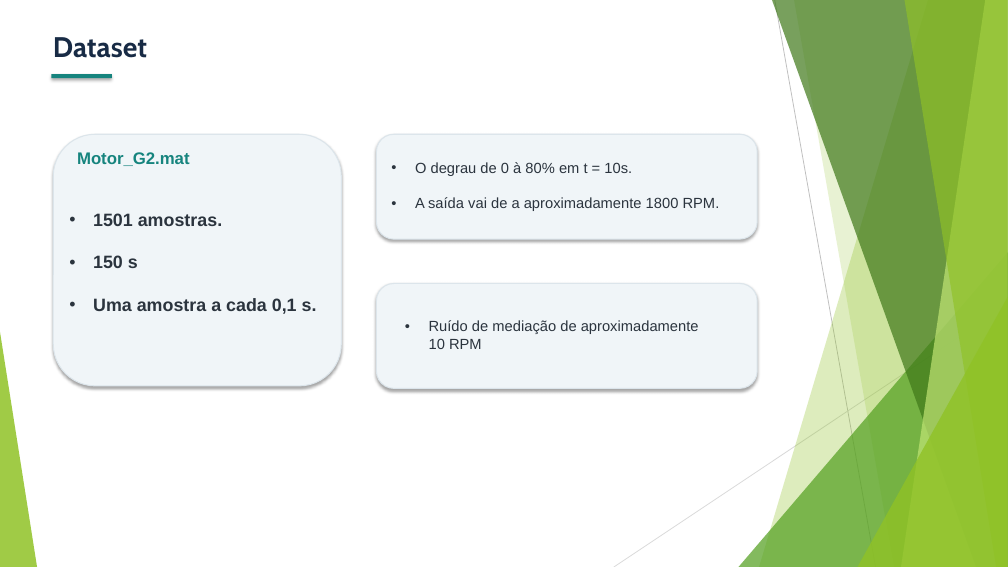
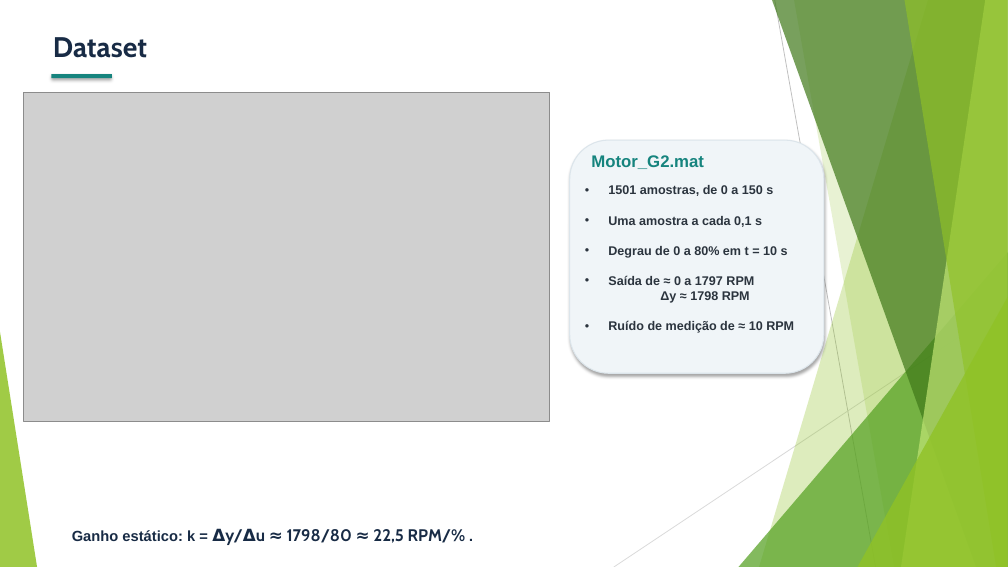
Before and after one commit to MariaRitaRR/projeto-de-embarcados-c13, a slide deck: slide 5 of Slides_Projeto_C13_1.pptx. Drawn at 1008x567 pixels with LibreOffice and Linux fonts; fonts in the diff are those of the drawing; grey boxes stand for pictures. Boxes give left, top, right and bottom in pixels: in the first picture for what was removed or moved away, otherwise in the second. Text is boxed around its words. In the diff, an @@ line names an element or a change of style, - is before the commit and + after.

```diff
--- a/Slides_Projeto_C13_1.pptx
+++ b/Slides_Projeto_C13_1.pptx
@@ picture added at [23, 92, 551, 421] @@
@@ rounded rectangle removed at [377, 135, 758, 240] @@
@@ rounded rectangle: place and size @@
-rounded rectangle at [53, 135, 341, 386]
+rounded rectangle at [570, 140, 824, 373]
@@ text "Motor_G2.mat": place and size @@
-text "Motor_G2.mat" at [77, 152, 190, 166]
+text "Motor_G2.mat" at [591, 155, 704, 169]
@@ text removed at [415, 162, 720, 211] @@
-• O degrau de 0 à 80% em t = 10s.
-• A saída vai de a aproximadamente 1800 RPM.
@@ text at [608, 185, 794, 333]: text changed; size 17 to 12 pt @@
-• 1501 amostras.
-• 150 s
-• Uma amostra a cada 0,1 s.
+• 1501 amostras, de 0 a 150 s
+• Uma amostra a cada 0,1 s
+• Degrau de 0 a 80% em t = 10 s
+• Saída de ≈ 0 a 1797 RPM
+  Δy ≈ 1798 RPM
+• Ruído de medição de ≈ 10 RPM
@@ rounded rectangle removed at [377, 284, 758, 389] @@
@@ text removed at [429, 320, 699, 349] @@
-• Ruído de mediação de aproximadamente 10 RPM
@@ text added at [72, 529, 466, 543], 16 pt, text #182B45, bold @@
+Ganho estático: k = Δy/Δu ≈ 1798/80 ≈ 22,5 RPM/% .
```
Also in this commit, not shown: 3 other slides changed, 1 slide added, 1 slide removed.
